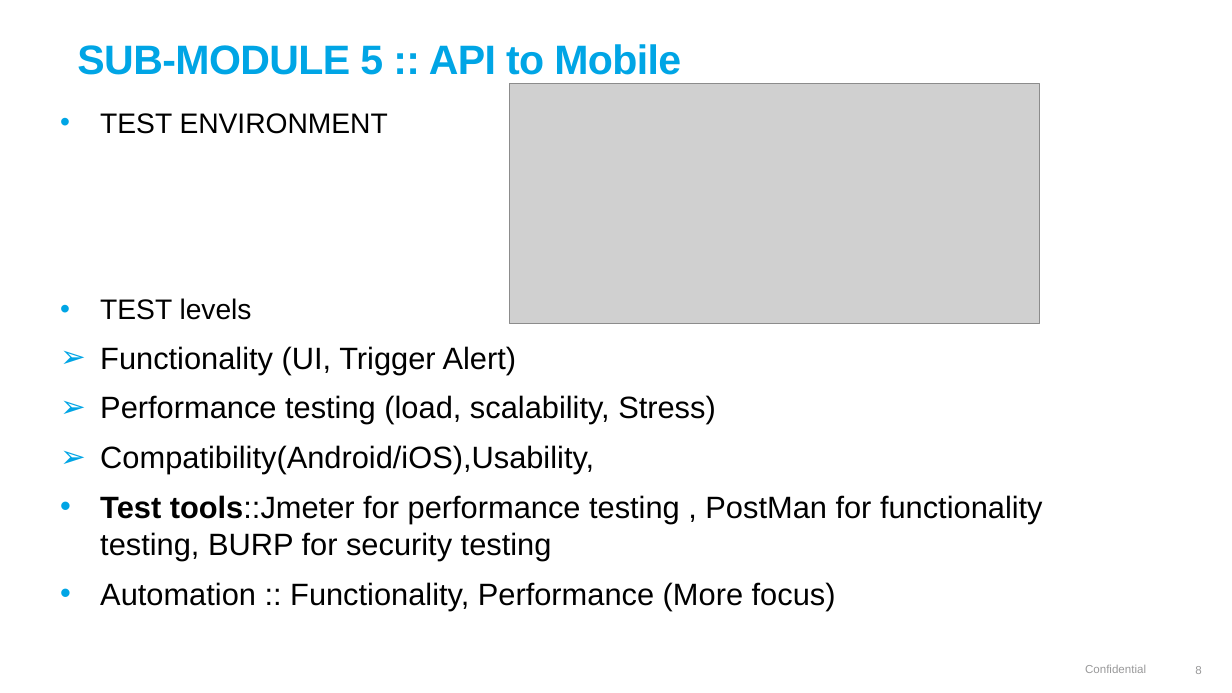
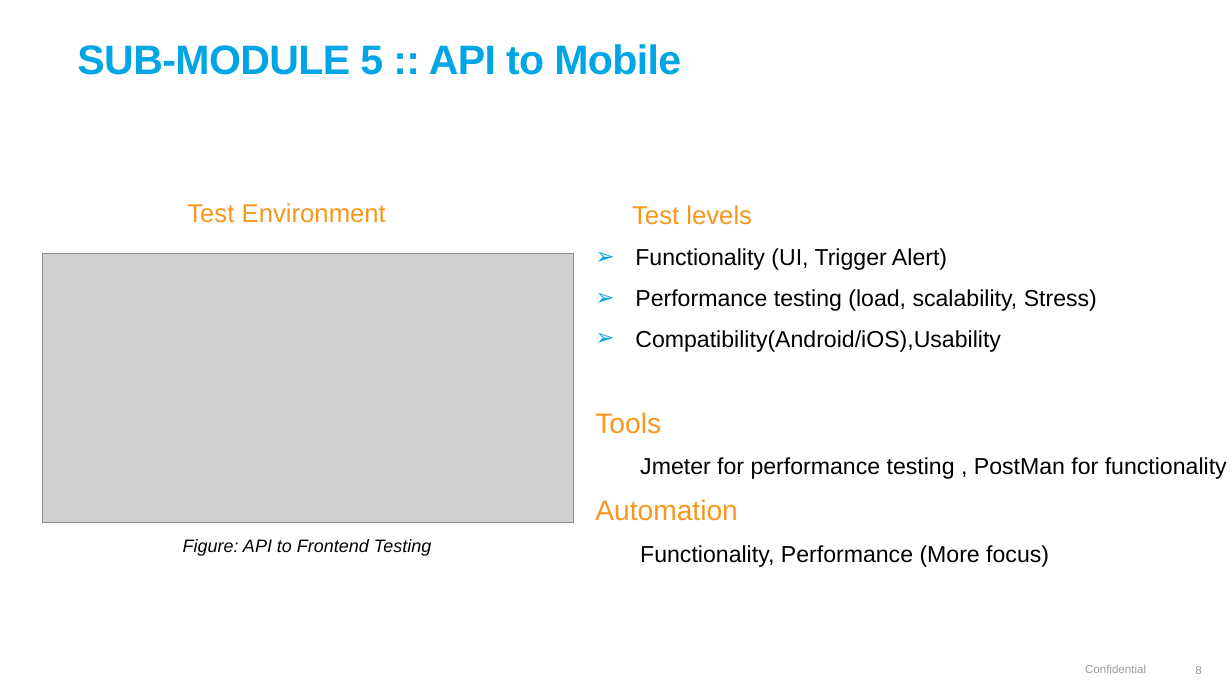
Before and after one commit to lasse1900/test_assignment_30032022, a slide deck: slide 8 of QA SIMULATION PROJECT.pptx. Drawn at 1232x693 pixels with LibreOffice and Linux fonts; fonts in the diff are those of the drawing; grey boxes stand for pictures; background and template pictures are left out. Boxes give left, top, right and bottom in pixels: in the first picture for what was removed or moved away, otherwise in the second. Text is boxed around its words. In the diff, an @@ line names an element or a change of style, - is before the commit and + after.

```diff
--- a/QA SIMULATION PROJECT.pptx
+++ b/QA SIMULATION PROJECT.pptx
@@ text "Test levels": place and size @@
-text "Test levels" at [100,113,1043,610]
+text "Test levels" at [595,205,1227,567]
@@ text added at [187,203,386,223], 20 pt, text #F8971D @@
+Test Environment
@@ text at [632,205,752,225]: text changed; size 22 to 20 pt; text colour #000000 to #F8971D @@
-• TEST ENVIRONMENT
-• TEST levels
+Test levels
@@ picture: place and size @@
-picture at [509,83,1040,323]
+picture at [43,253,573,523]
@@ text at [635,248,1097,311]: size 24 to 18 pt in "Functionality (UI, Trigger Alert)", "Performance testing (load, scalability, Stress)" @@
@@ text at [595,330,1227,567]: text changed; size 24 to 18 pt @@
-➢ Compatibility(Android/iOS),Usability,
-• Test tools::Jmeter for performance testing , PostMan for functionality testing, BURP for security testing
-• Automation :: Functionality, Performance (More focus)
+➢ Compatibility(Android/iOS),Usability
+Tools
+Jmeter for performance testing , PostMan for functionality testing, BURP for security testing
+Automation
+Functionality, Performance (More focus)
@@ text added at [183,539,431,556], 14 pt, text #000000, italic @@
+Figure: API to Frontend Testing
```
Also in this commit, not shown: 10 other slides changed, 1 other file.
